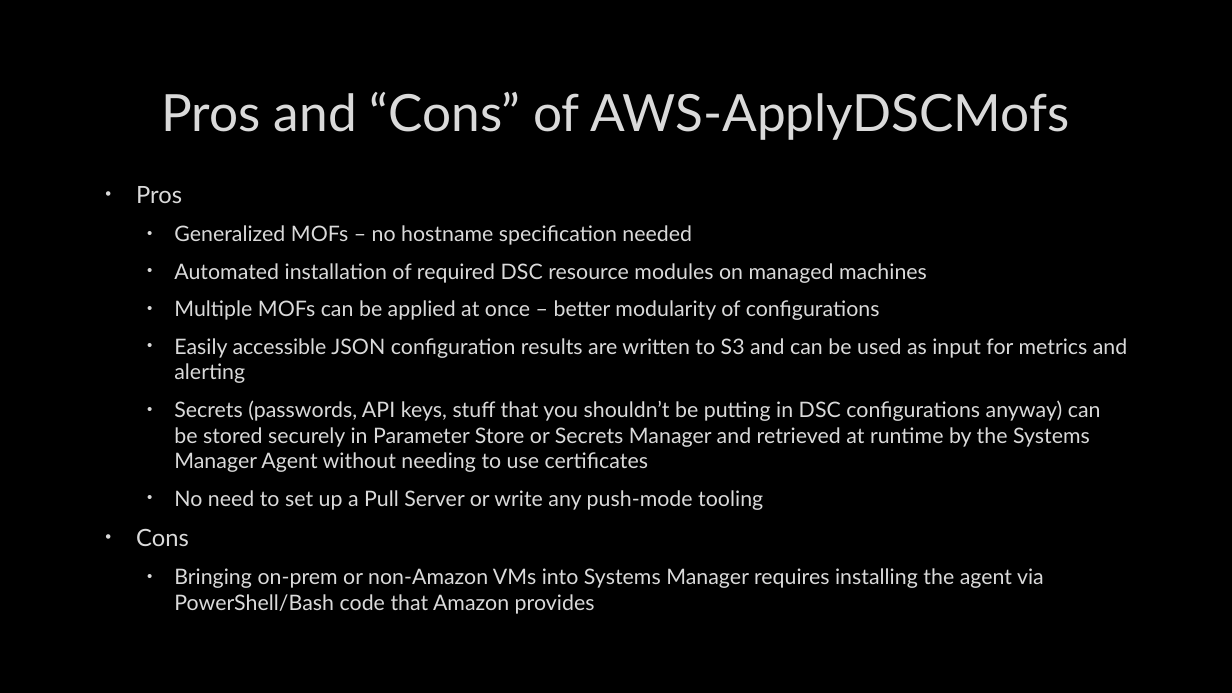
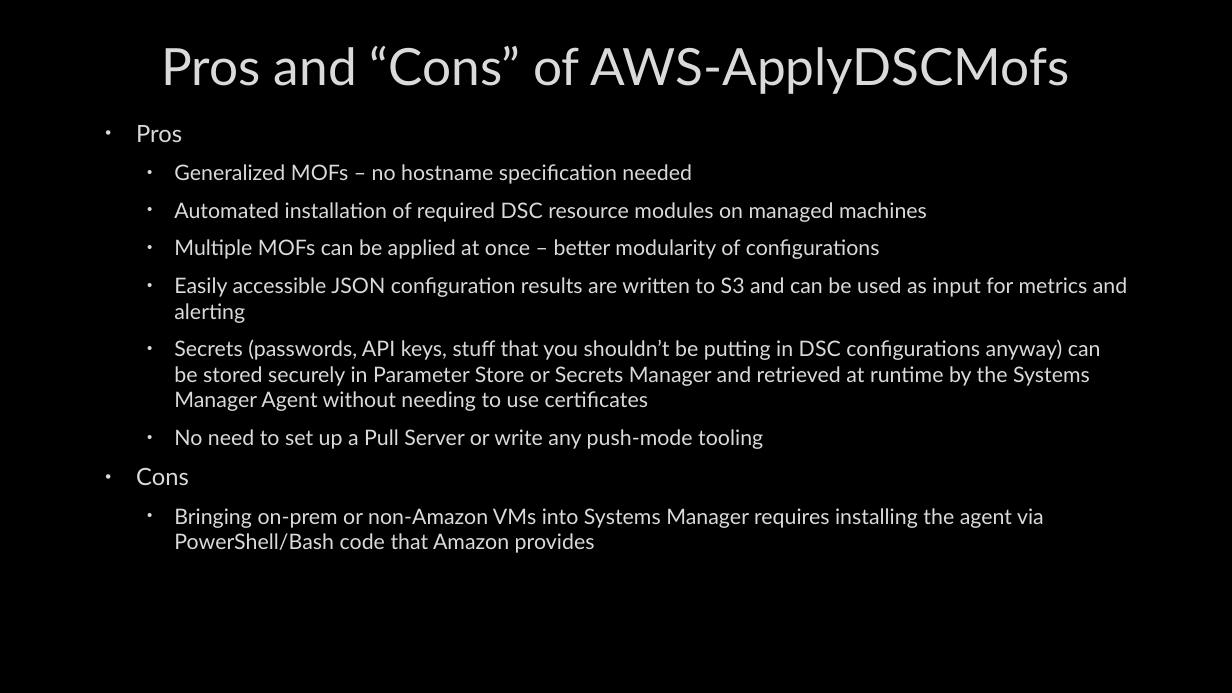
Before and after one commit to mcbobke/AWSPowerShellDemo, a slide deck: slide 12 of AWSPowerShellDemo.pptx (slide 11 before the commit). Drawn at 1232x693 pixels with LibreOffice and Linux fonts; fonts in the diff are those of the drawing; background and template pictures are left out. Boxes give left, top, right and bottom in pixels: in the first picture for what was removed or moved away, otherwise in the second. Text is boxed around its words. In the diff, an @@ line names an element or a change of style, - is before the commit and + after.

```diff
--- a/AWSPowerShellDemo.pptx
+++ b/AWSPowerShellDemo.pptx
@@ title "Pros and “Cons” of AWS-ApplyDSCMofs": place and size @@
-title "Pros and “Cons” of AWS-ApplyDSCMofs" at <box>162,92,1069,140</box>
+title "Pros and “Cons” of AWS-ApplyDSCMofs" at <box>162,46,1069,94</box>
@@ text "Pros": place and size @@
-text "Pros" at <box>136,186,1128,588</box>
+text "Pros" at <box>136,125,1128,528</box>
```
Also in this commit, not shown: 7 other slides changed, 1 slide added, 1 other file.
